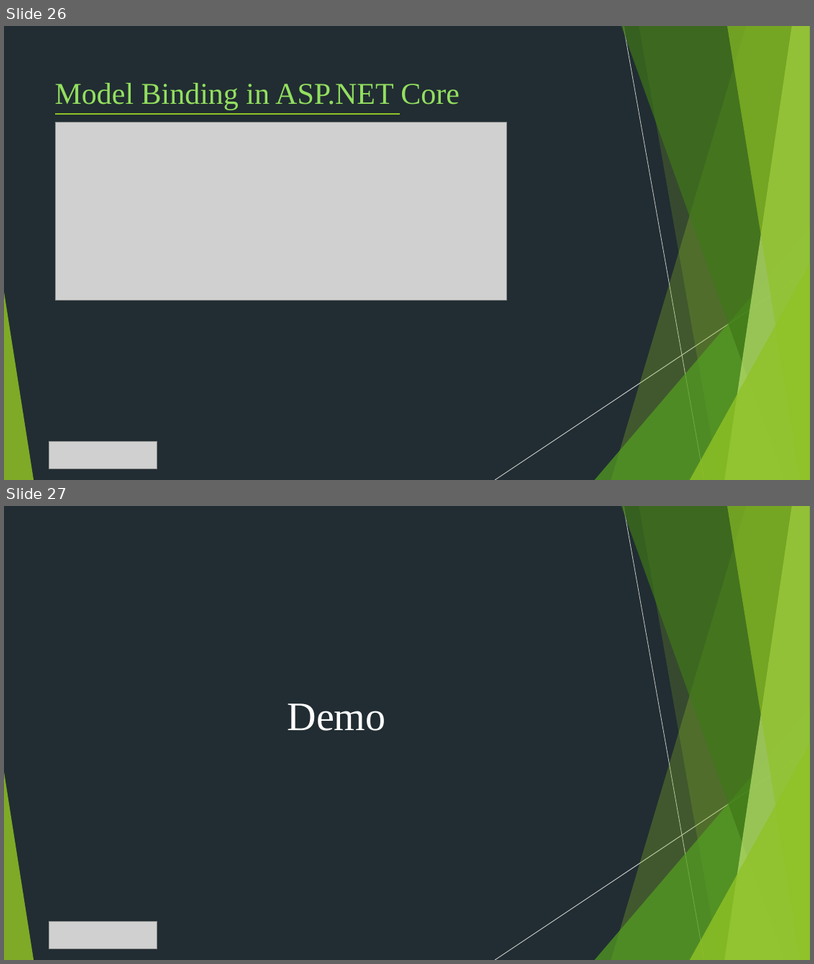
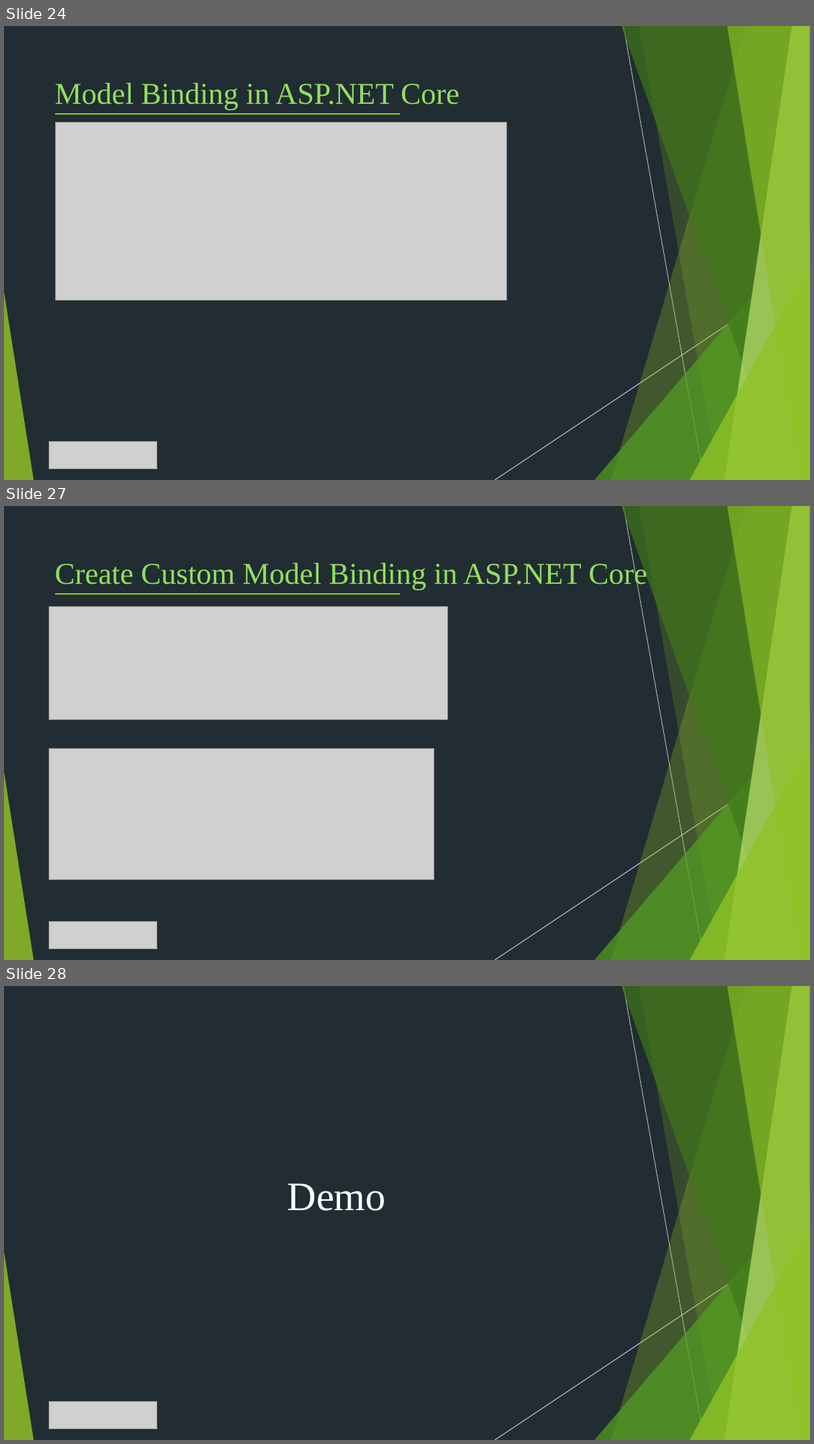
Before and after one commit to Chien-Do/Middleware-Filter, a slide deck: Middleware/Middleware.pptx. Shown one above the other, each under a label of ours: slides 26 and 27 before the commit, slides 24, 27 and 28 after it; the slides between them are not shown. The pictures are 814x964 and 814x1444 pixels, drawn with LibreOffice and Linux fonts; fonts in the diff are those of the drawing; grey boxes stand for pictures. Boxes give left, top, right and bottom in pixels: in the first picture for what was removed or moved away, otherwise in the second. Text is boxed around its words. In the diff, an @@ line names an element or a change of style, - is before the commit and + after.

```diff
--- a/Middleware/Middleware.pptx
+++ b/Middleware/Middleware.pptx
@@ slide 27 added at [4,506,810,960], background #212D32; not listed: 10 template elements that a slide beside it also shows @@
@@ text added at [55,560,648,590], 36 pt, text #93DF5F @@
+Create Custom Model Binding in ASP.NET Core
@@ picture added at [49,606,448,720] @@
@@ line added from (55, 594) to (400, 594), #90C226 2 pt @@
@@ picture added at [49,749,435,880] @@
@@ picture added at [49,921,157,948] @@
@@ what was slide 26 is now slide 24 @@
@@ what was slide 27 is now slide 28 @@
```
Also in this commit, not shown: 4 slides changed, 2 other slides added, 2 slides removed, 6 other files.
